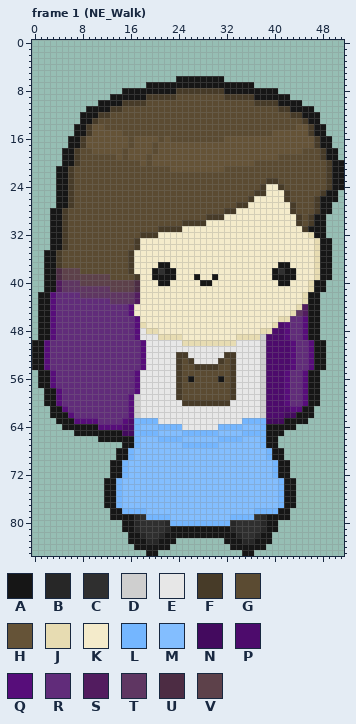
Edited in one commit: pixel-art file (Characters/Kathryn/Kathryn.ase). This is how it looked before the edit.
52x86 pixels, 8 frames. Colours within 5 levels of each other are drawn and written as one. Shown: frame 1 (NE_Walk). The commit also changed other frames, which this record leaves out.
Palette (. is transparent): A #161616  B #272727  C #2f2f2f  D #cfcfcf  E #e7e7e7  F #473b28  G #5b4b32  H #655337  J #e7dcb2  K #f4ebcb  L #74b6ff  M #83beff  N #430a5e  P #4d0b6c  Q #570d7a  R #612c7a  S #521c5f  T #5f3662  U #4c2c43  V #5d414a
Now the later version:
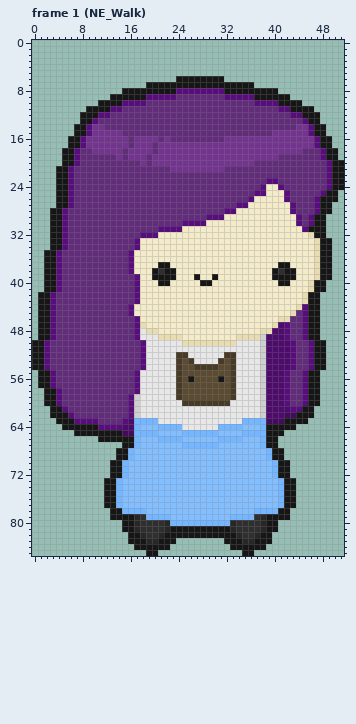
The exact change:
layer "Hair Blend 1" removed
layer "Hair Blend 2" removed
colour H: #655337 -> #733490
Changed rows in their new state; - is a pixel that keeps its letter.
Frame 1 (NE_Walk), layers "Hair", "Hair2":
first column x 4:
 8 --------------------QQQQQQQQ------------------
 9 ---------------QQQQQRRRRRRRRQQQQQ-------------
10 -----------QQQQRRRRRRRRRRRRRRRRRRQQQQ---------
11 ---------QQRRRRRRRRRRRRRRRRRRRRRRRRRRQQ-------
12 -------QQRRRRRRRRRRRRRRRRRRRRRRRRRRRRRRQQ-----
13 ------QRRRRRRRRRRRRRRRRRRRRRRRRRRRRRRRRRRQ----
14 -----Q--RRRRRRRRRRRRRRRRRRRRRRRRRRRRRRRR--Q---
15 -----Q-----RRRRRRRRRRRRRRRRRRRRRRRRR------Q---
16 ----Q-------R----R-RRRRRRRRR---------------Q--
17 ----Q-------R---R--------------------------Q--
18 ---QRR-----R----R------------------------RRRQ-
19 ---QRRRRRR-R---R---------------------RRRRRRRQ-
20 ---QRRRRRRRRRR-R-----------------RRRRRRRRRRRRQ
21 --QRRRRRRRRRRRRRRRR---------RRRRRRRRRRRRRRRRRQ
22 --QRRRRRRRRRRRRRRRRRRRRRRRRRRRRRRRRRRRRRRRRRRQ
23 --QRRRRRRRRRRRRRRRRRRRRRRRRRRRRRRRRQQRRRRRRRRQ
24 --QRRRRRRRRRRRRRRRRRRRRRRRRRRRRRRRQ--QRRRRRRRQ
25 --QRRRRRRRRRRRRRRRRRRRRRRRRRRRRRRQQ---QRRRRRQ-
26 --QRRRRRRRRRRRRRRRRRRRRRRRRRRRRRQ-----QRRRRQ--
27 --QRRRRRRRRRRRRRRRRRRRRRRRRRRRQQ-------QRRRQ--
28 -QRRRRRRRRRRRRRRRRRRRRRRRRRRQQ---------QRRRQ--
29 -QRRRRRRRRRRRRRRRRRRRRRRRQQQ------------QRQ---
30 -QRRRRRRRRRRRRRRRRRRRQQQQ---------------QRQ---
31 -QRRRRRRRRRRRRRRRQQQQ--------------------Q----
32 -QRRRRRRRRRRRRQQQ-----------------------------
33 -QRRRRRRRRRRRQ--------------------------------
34 -QRRRRRRRRRRRQ--------------------------------
35 QRRRRRRRRRRRQ---------------------------------
36 QRRRRRRRRRRRQ---------------------------------
37 QRRRRRRRRRRRQ---------------------------------
38 QRRRRRRRRRRRQ---------------------------------
39 QRRRRRRRRRRRRQ--------------------------------
40 QRRRRRRRRRRRRQ--------------------------------
41 QRRRRRRRRRRRRQ--------------------------------
42 ----RRRRRRRRRQ--------------------------------
43 ---------RRRRQ--------------------------------
44 -----------------------------------------Q----
45 ----------------------------------------RQ----
